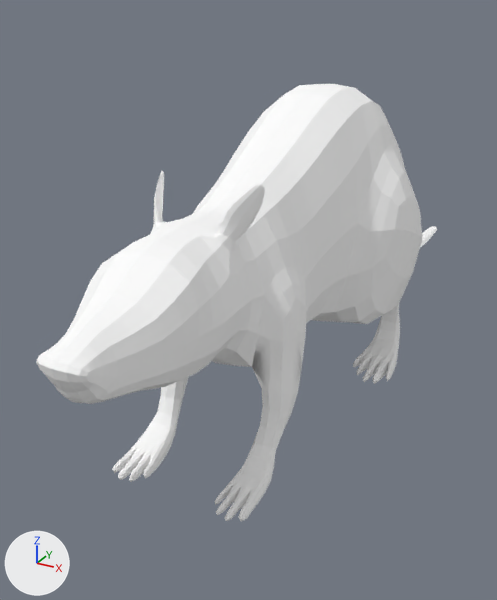
One commit to the glTF model frontend/assets/models3d/packs/quaternius-fbx/rat.glb: the scene before it, then after it.
The view is the same before and after, from a camera (50 mm lens) standing at (1.71, -3.31, 2.35) and looking at (-0.46, 0.64, 0.38). Lighting does not change. The marker at lower left points along +X, +Y and +Z. The first picture is the older version. Where no turn or scale is listed for an object, it has been applied to the vertices.

The scene before the commit, as lines of its bpy script (objects in view):
```python
mat_material_0 = principled_material('Material_0')
mat_material_0.base_color = (1.0, 1.0, 1.0)  # white #ffffff
mat_material_0.roughness = 0.85
mat_material_1 = principled_material('Material_1')
mat_material_1.base_color = (1.0, 1.0, 1.0)  # white #ffffff
mat_material_1.roughness = 0.85
me_mesh_0 = bpy.data.meshes.new('Mesh_0')
me_mesh_0.from_pydata(...)  # 1998 vertices, 4004 faces; spans x -0.61..0.61, y -1.71..4.05, z -0.02..1.87
# faces by material slot: [1460, 2544]
me_mesh_0.materials.append(mat_material_0)  # white #ffffff
me_mesh_0.materials.append(mat_material_1)  # white #ffffff
ob_rat = bpy.data.objects.new('Rat', me_mesh_0)
ob_rat.location = (0.0, 0.0, 0.0)
```
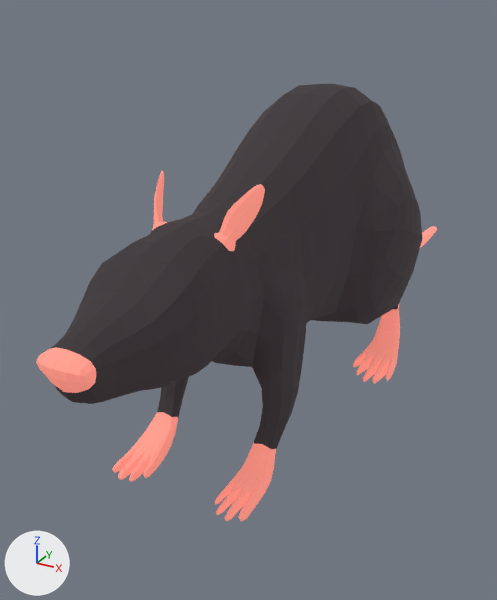
Edits to the scene script, one JSON object a line:
```json
{"op": "set", "path": "mat_material_0.base_color", "old": "(1.0, 1.0, 1.0)", "new": "(0.0179, 0.0134, 0.0156)", "note": "white #ffffff -> black #241f22"}
{"op": "add", "block": "mat_material_0", "code": "mat_material_0.emission_color = (0.0179, 0.0134, 0.0156)  # black #241f22"}
{"op": "add", "block": "mat_material_0", "code": "mat_material_0.emission_strength = 1.0"}
{"op": "set", "path": "mat_material_1.base_color", "old": "(1.0, 1.0, 1.0)", "new": "(0.604, 0.179, 0.141)", "note": "white #ffffff -> pink #cc7569"}
{"op": "add", "block": "mat_material_1", "code": "mat_material_1.emission_color = (0.604, 0.179, 0.141)  # pink #cc7569"}
{"op": "add", "block": "mat_material_1", "code": "mat_material_1.emission_strength = 1.0"}
```

Location of each change, (x1, y1, x2, y2) in pixels of the pictures (497 x 600 px):
```json
{"object": "Rat", "change": "recoloured, surface changed", "before": [36, 84, 437, 521], "after": [36, 84, 437, 521], "on screen": "white to black"}
```
